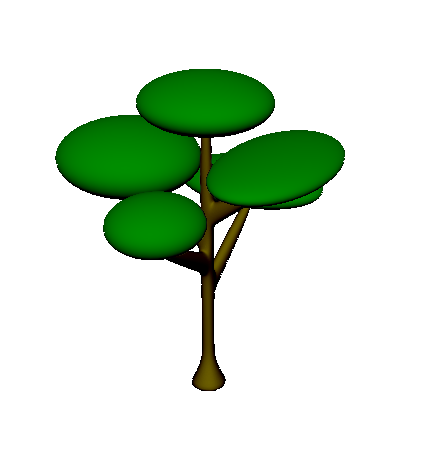
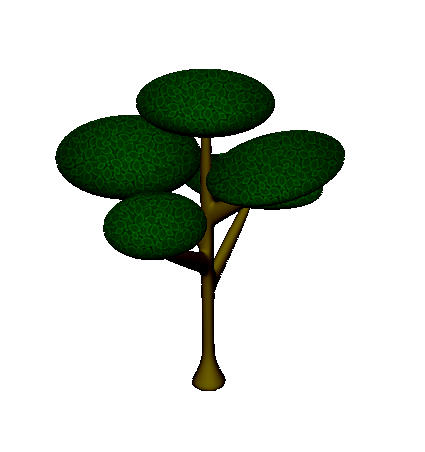
Layers edited between the first and the second 425x452 image:
added layer "Capa 3 copia 3" (multiply) above "Capa 1" over [55, 69, 345, 259]
